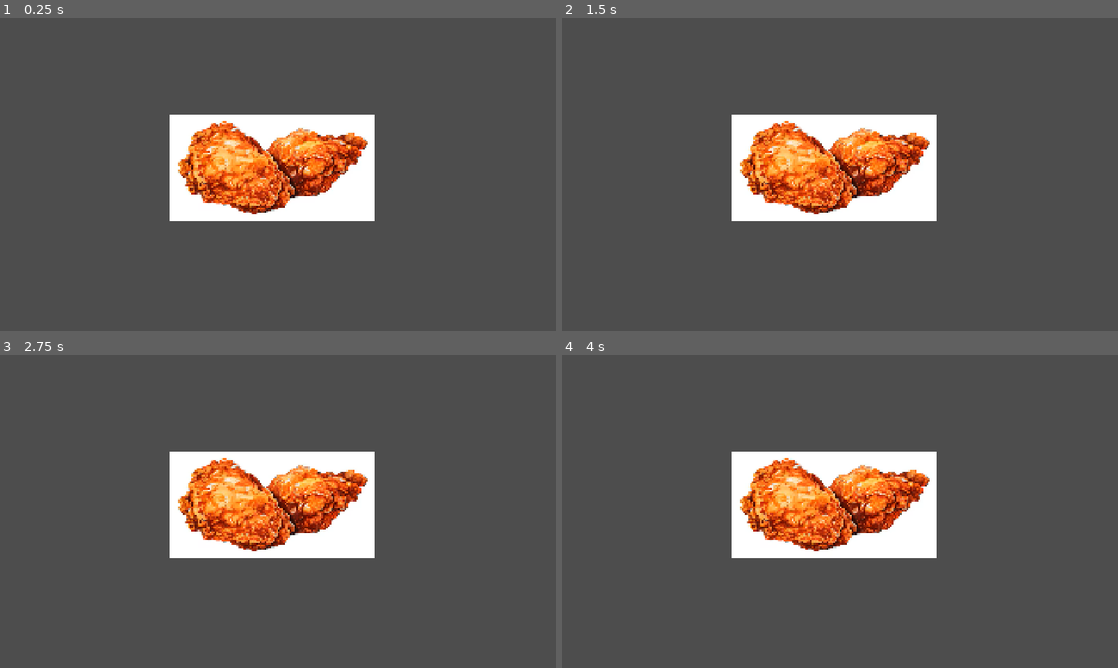
Above: before the commit, frames 1-4 (two rows, left to right).
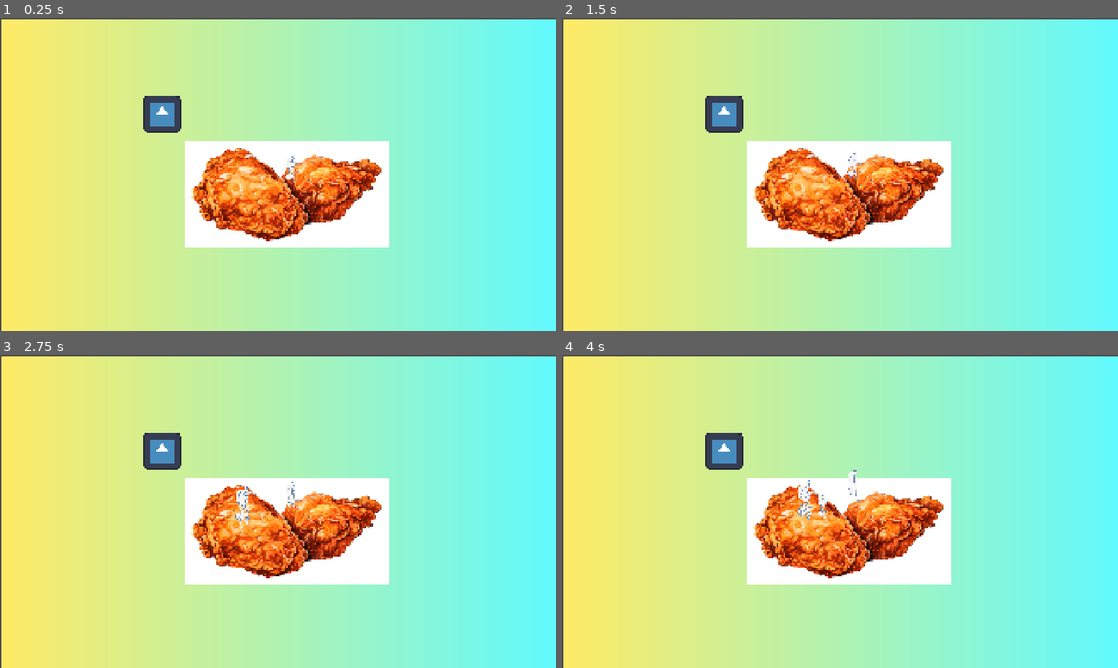
Above: after the commit, the same moments.

Repository: KefirFatwa/-sh-n-zh-i-Game-Jam-2026
Game: Godot game, scene res://Scenes/Ejemplos/sustento.tscn
Two runs of this game, one before a commit and one after it. Both use one fixed random seed, a clock stepped at 60 frames per second and the inputs below. This scene is started directly instead of the project's main scene. The engine's default icon, where the game draws it, is replaced by a stand-in: a white triangle on a blue panel in a dark square.
Inputs (mouse positions are in pixels of both pictures, inside the frame that each line leads up to):
- Up to frame 1 (0.25 s): no input
- Up to frame 2 (1.5 s): tap Enter (ui_accept) at 0.5, 1.35 s; move the mouse to (962, 158) at 0.52 s; hold Enter (ui_accept) 0.53-1.28 s; move the mouse to (728, 190) at 1.27 s
- Up to frame 3 (2.75 s): tap Enter (ui_accept) at 1.52, 1.82, 2 s; move the mouse to (333, 442) at 2.02 s; hold Enter (ui_accept) from 2.03 s (still down)
- Up to frame 4 (4 s): move the mouse to (812, 574) at 2.77 s; release Enter (ui_accept) at 2.78 s; tap Enter (ui_accept) at 2.85, 3.02, 3.32 s; move the mouse to (1006, 558) at 3.52 s; hold Enter (ui_accept) from 3.53 s (still down)

The runs differ from the first frame. In frame 1, 98% of the frame differs, in the area x 0-100%, y 0-100%; in frame 2, 98%; in frame 3, 98%; in frame 4, 98%.

Commit message:
microjuego ya con nodos

Diff:
--- a/Scenes/Ejemplos/Main_scene.tscn
+++ b/Scenes/Ejemplos/Main_scene.tscn
@@ -41,63 +41,63 @@
 shader_parameter/lod = 1
 shader_parameter/tint_color = Color(0, 0, 0, 0)
 
-[node name="Main_scene" type="Node"]
-
-[node name="Background_transistion" type="Sprite2D" parent="."]
+[node name="Main_scene" type="Node" unique_id=1593904771]
+
+[node name="Background_transistion" type="Sprite2D" parent="." unique_id=1761693753]
 position = Vector2(-966, 569)
 scale = Vector2(31.09375, 21.0625)
 texture = SubResource("GradientTexture2D_d2j03")
 
-[node name="Background_transistion_2" type="Sprite2D" parent="."]
+[node name="Background_transistion_2" type="Sprite2D" parent="." unique_id=260112353]
 position = Vector2(-2390.9998, 563)
 scale = Vector2(31.09375, 21.0625)
 texture = SubResource("GradientTexture2D_d2j03")
 flip_h = true
 
-[node name="SceneManager" type="Node" parent="."]
+[node name="SceneManager" type="Node" parent="." unique_id=511268931]
 script = ExtResource("1_6ejmp")
 
-[node name="BackgroundElements" type="CanvasLayer" parent="."]
+[node name="BackgroundElements" type="CanvasLayer" parent="." unique_id=309854622]
 layer = -1
 
-[node name="PlaceHolder_BG_Main_scene" type="ColorRect" parent="BackgroundElements"]
-anchors_preset = 15
-anchor_right = 1.0
-anchor_bottom = 1.0
-grow_horizontal = 2
-grow_vertical = 2
-
-[node name="AnimalContainer" type="Sprite2D" parent="."]
+[node name="PlaceHolder_BG_Main_scene" type="ColorRect" parent="BackgroundElements" unique_id=693209701]
+anchors_preset = 15
+anchor_right = 1.0
+anchor_bottom = 1.0
+grow_horizontal = 2
+grow_vertical = 2
+
+[node name="AnimalContainer" type="Sprite2D" parent="." unique_id=1399481726]
 position = Vector2(1165, 416)
 scale = Vector2(10.74219, 4.6875)
 texture = ExtResource("2_evy7w")
 
-[node name="WallsContainer" type="StaticBody2D" parent="AnimalContainer"]
-
-[node name="LeftWall" type="CollisionShape2D" parent="AnimalContainer/WallsContainer"]
+[node name="WallsContainer" type="StaticBody2D" parent="AnimalContainer" unique_id=658142868]
+
+[node name="LeftWall" type="CollisionShape2D" parent="AnimalContainer/WallsContainer" unique_id=1243821432]
 position = Vector2(-64.27925, -59.093334)
 shape = SubResource("SegmentShape2D_hwyus")
 
-[node name="RghtWall" type="CollisionShape2D" parent="AnimalContainer/WallsContainer"]
+[node name="RghtWall" type="CollisionShape2D" parent="AnimalContainer/WallsContainer" unique_id=1227570849]
 position = Vector2(64.09308, -59.093334)
 shape = SubResource("SegmentShape2D_brkqs")
 
-[node name="UpWall" type="CollisionShape2D" parent="AnimalContainer/WallsContainer"]
+[node name="UpWall" type="CollisionShape2D" parent="AnimalContainer/WallsContainer" unique_id=701144430]
 position = Vector2(61.95199, -61.65333)
 rotation = 1.5707964
 shape = SubResource("SegmentShape2D_vljgw")
 
-[node name="DownWall" type="CollisionShape2D" parent="AnimalContainer/WallsContainer"]
+[node name="DownWall" type="CollisionShape2D" parent="AnimalContainer/WallsContainer" unique_id=1657370664]
 position = Vector2(62.882896, 61.65334)
 rotation = 1.5707964
 shape = SubResource("SegmentShape2D_hwyus")
 
-[node name="UIElements" type="CanvasLayer" parent="."]
-
-[node name="MiniGamesManager" type="Node" parent="UIElements"]
+[node name="UIElements" type="CanvasLayer" parent="." unique_id=1063909193]
+
+[node name="MiniGamesManager" type="Node" parent="UIElements" unique_id=1846166595]
 script = ExtResource("3_x6ed6")
 
-[node name="BlurBackground" type="ColorRect" parent="UIElements"]
+[node name="BlurBackground" type="ColorRect" parent="UIElements" unique_id=1358638213]
 unique_name_in_owner = true
 material = SubResource("ShaderMaterial_yrgqc")
 anchors_preset = 15
@@ -107,7 +107,7 @@
 grow_vertical = 2
 color = Color(1, 1, 1, 0.6392157)
 
-[node name="Telefono" type="Control" parent="UIElements"]
+[node name="Telefono" type="Control" parent="UIElements" unique_id=372208085]
 unique_name_in_owner = true
 layout_mode = 3
 anchors_preset = 8
@@ -126,15 +126,15 @@
 size_flags_vertical = 4
 metadata/_edit_group_ = true
 
-[node name="PanelContainer" type="PanelContainer" parent="UIElements/Telefono"]
-layout_mode = 1
-anchors_preset = 15
-anchor_right = 1.0
-anchor_bottom = 1.0
-grow_horizontal = 2
-grow_vertical = 2
-
-[node name="close_phone" type="Button" parent="UIElements/Telefono"]
+[node name="PanelContainer" type="PanelContainer" parent="UIElements/Telefono" unique_id=1671470614]
+layout_mode = 1
+anchors_preset = 15
+anchor_right = 1.0
+anchor_bottom = 1.0
+grow_horizontal = 2
+grow_vertical = 2
+
+[node name="close_phone" type="Button" parent="UIElements/Telefono" unique_id=1425176484]
 unique_name_in_owner = true
 layout_mode = 1
 anchors_preset = 7
@@ -150,7 +150,7 @@
 theme_override_font_sizes/font_size = 40
 text = "Close"
 
-[node name="Label" type="Label" parent="UIElements/Telefono"]
+[node name="Label" type="Label" parent="UIElements/Telefono" unique_id=2028071270]
 layout_mode = 1
 anchors_preset = 8
 anchor_left = 0.5
@@ -166,7 +166,7 @@
 theme_override_font_sizes/font_size = 40
 text = "Esta es el celular"
 
-[node name="Computadora" type="Control" parent="UIElements"]
+[node name="Computadora" type="Control" parent="UIElements" unique_id=1865281498]
 unique_name_in_owner = true
 layout_mode = 3
 anchors_preset = 0
@@ -180,15 +180,15 @@
 size_flags_vertical = 4
 metadata/_edit_group_ = true
 
-[node name="PanelContainer" type="PanelContainer" parent="UIElements/Computadora"]
-layout_mode = 1
-anchors_preset = 15
-anchor_right = 1.0
-anchor_bottom = 1.0
-grow_horizontal = 2
-grow_vertical = 2
-
-[node name="close_Pc" type="Button" parent="UIElements/Computadora"]
+[node name="PanelContainer" type="PanelContainer" parent="UIElements/Computadora" unique_id=673051773]
+layout_mode = 1
+anchors_preset = 15
+anchor_right = 1.0
+anchor_bottom = 1.0
+grow_horizontal = 2
+grow_vertical = 2
+
+[node name="close_Pc" type="Button" parent="UIElements/Computadora" unique_id=824689463]
 unique_name_in_owner = true
 layout_mode = 1
 anchors_preset = 7
@@ -204,7 +204,7 @@
 theme_override_font_sizes/font_size = 40
 text = "Close"
 
-[node name="Label" type="Label" parent="UIElements/Computadora"]
+[node name="Label" type="Label" parent="UIElements/Computadora" unique_id=303067238]
 layout_mode = 1
 anchors_preset = 8
 anchor_left = 0.5
@@ -220,7 +220,7 @@
 theme_override_font_sizes/font_size = 40
 text = "Esta es el celular"
 
-[node name="Cocina" type="Control" parent="UIElements"]
+[node name="Cocina" type="Control" parent="UIElements" unique_id=750670840]
 unique_name_in_owner = true
 layout_mode = 3
 anchors_preset = 8
@@ -238,15 +238,15 @@
 size_flags_vertical = 4
 metadata/_edit_group_ = true
 
-[node name="PanelContainer" type="PanelContainer" parent="UIElements/Cocina"]
-layout_mode = 1
-anchors_preset = 15
-anchor_right = 1.0
-anchor_bottom = 1.0
-grow_horizontal = 2
-grow_vertical = 2
-
-[node name="close_cook" type="Button" parent="UIElements/Cocina"]
+[node name="PanelContainer" type="PanelContainer" parent="UIElements/Cocina" unique_id=660067870]
+layout_mode = 1
+anchors_preset = 15
+anchor_right = 1.0
+anchor_bottom = 1.0
+grow_horizontal = 2
+grow_vertical = 2
+
+[node name="close_cook" type="Button" parent="UIElements/Cocina" unique_id=1851268462]
 unique_name_in_owner = true
 layout_mode = 1
 anchors_preset = 7
@@ -262,7 +262,7 @@
 theme_override_font_sizes/font_size = 40
 text = "Close"
 
-[node name="Label2" type="Label" parent="UIElements/Cocina"]
+[node name="Label2" type="Label" parent="UIElements/Cocina" unique_id=1010736681]
 layout_mode = 1
 anchors_preset = 8
 anchor_left = 0.5
@@ -278,13 +278,13 @@
 theme_override_font_sizes/font_size = 40
 text = "Esta es la cocina"
 
-[node name="Interactables_buttons" type="Control" parent="UIElements"]
+[node name="Interactables_buttons" type="Control" parent="UIElements" unique_id=1923254720]
 layout_mode = 3
 anchors_preset = 0
 offset_right = 40.0
 offset_bottom = 40.0
 
-[node name="Phone_Interaction_button" type="TextureButton" parent="UIElements/Interactables_buttons"]
+[node name="Phone_Interaction_button" type="TextureButton" parent="UIElements/Interactables_buttons" unique_id=684912536]
 unique_name_in_owner = true
 layout_mode = 1
 anchors_preset = 2
@@ -301,7 +301,7 @@
 texture_hover = ExtResource("7_ej4oj")
 stretch_mode = 6
 
-[node name="PC_Interaction_button" type="TextureButton" parent="UIElements/Interactables_buttons"]
+[node name="PC_Interaction_button" type="TextureButton" parent="UIElements/Interactables_buttons" unique_id=112089571]
 unique_name_in_owner = true
 layout_mode = 1
 anchors_preset = 2
@@ -318,7 +318,7 @@
 texture_hover = ExtResource("10_5frnu")
 stretch_mode = 6
 
-[node name="Door_Interaction_button2" type="TextureButton" parent="UIElements/Interactables_buttons"]
+[node name="Door_Interaction_button2" type="TextureButton" parent="UIElements/Interactables_buttons" unique_id=633540187]
 unique_name_in_owner = true
 layout_mode = 1
 anchors_preset = 2
@@ -334,7 +334,7 @@
 texture_hover = ExtResource("13_y22r5")
 stretch_mode = 6
 
-[node name="Room_Interaction_button" type="TextureButton" parent="UIElements/Interactables_buttons"]
+[node name="Room_Interaction_button" type="TextureButton" parent="UIElements/Interactables_buttons" unique_id=821733768]
 unique_name_in_owner = true
 visible = false
 layout_mode = 1
@@ -351,7 +351,7 @@
 texture_hover = ExtResource("16_y22r5")
 stretch_mode = 6
 
-[node name="Cook_Interaction_button" type="TextureButton" parent="UIElements/Interactables_buttons"]
+[node name="Cook_Interaction_button" type="TextureButton" parent="UIElements/Interactables_buttons" unique_id=843701531]
 unique_name_in_owner = true
 layout_mode = 1
 anchors_preset = 7
@@ -370,23 +370,23 @@
 texture_hover = ExtResource("16_k0lso")
 stretch_mode = 6
 
-[node name="MainCamera" type="Camera2D" parent="."]
+[node name="MainCamera" type="Camera2D" parent="." unique_id=2070455746]
 unique_name_in_owner = true
 anchor_mode = 0
 
-[node name="Puerta_ejemplo" type="Sprite2D" parent="."]
+[node name="Puerta_ejemplo" type="Sprite2D" parent="." unique_id=556182991]
 position = Vector2(-4724, 503)
 scale = Vector2(3.0624988, 5.625)
 texture = ExtResource("2_evy7w")
 
-[node name="Label" type="Label" parent="Puerta_ejemplo"]
+[node name="Label" type="Label" parent="Puerta_ejemplo" unique_id=1008491009]
 offset_left = -20.244907
 offset_top = -65.066666
 offset_right = 31.755093
 offset_bottom = -42.066666
 text = "Door"
 
-[node name="Label" type="Label" parent="."]
+[node name="Label" type="Label" parent="." unique_id=165424408]
 offset_left = 903.0
 offset_top = 17.0
 offset_right = 1237.0
--- a/Scenes/Ejemplos/sustento.gd
+++ b/Scenes/Ejemplos/sustento.gd
@@ -1,44 +1,90 @@
 extends Control
 #lo siguiente es para 1 de de 3 microjuegos que podríamos hacer en la ventana de sustento
 #idealmente un microjuego podr[ia mostrar m[as de una receta
-@export var tiempo_meta: float  = 5
-@export var margen_error: float = 2
-var tiempo_cocinado: float = 0
+@export var tiempo_meta: float  = 10
+@export var margen_error: float = 1
+@export var tiempo_maximo: float = 15
 
-var cocinando: bool = false
+@onready var pollo = $Poio
+@onready var humo = $Humo
+@onready var sfx_cocina = $SFX_Cocina
+@onready var sfx_resultado_bien = $SFX_Resultado_Bien
+@onready var sfx_resultado_mal = $SFX_Resultado_Mal
 
 
-#------------------------------------------------------------------------------------------
+var tiempo_cocinado: float = 0
+var cocinando: bool = false
+var fin: bool = false
 
-func _process(delta: float):
-	if cocinando:
+#COLORES DE POLLO
+var color_crudo = Color(1,1,0.7)
+var color_perfecto = Color(1, 0.6, 0)
+var color_quemado = Color(0.2, 0.1, 0)
+
+
+
+#nada mas para que empiece en color crudo y sin humo
+func _ready():
+	pollo.modulate = color_crudo
+	humo.emitting = false
+
+#mientras que el pollo se cocina, cambia de color y vibra un poco
+func _physics_process(delta: float):
+	if cocinando and not fin:
 		tiempo_cocinado += delta
-		#codigo de cocinando aqui
-		#animacion de cocinando aqui
+		actualizar_color_pollo()
+		#vibrar_pollo()
 
+		if tiempo_cocinado >= tiempo_maximo:
+			termina_de_cocinar()
+
+#Mueve el color del pollo conforme se acerca al color xico y luego pasa a color quemado
+func actualizar_color_pollo():
+	if tiempo_cocinado < tiempo_meta:
+		var t = tiempo_cocinado / tiempo_meta
+		pollo.modulate = color_crudo.lerp(color_perfecto, t)
+	else:
+		var t = (tiempo_cocinado - tiempo_meta) / (tiempo_maximo - tiempo_meta)
+		pollo.modulate = color_perfecto.lerp(color_quemado, t)
+
+#Mueve un poquito el pollo, no es realista pero siento que hace la escena menos est[atica
+#lo deje apagado porque me preocupa que se rompa al integrarlo al resto del juego
+#func vibrar_pollo():
+	#pollo.position = Vector2(randf_range(-1, 1), randf_range(-1,1))
+
+#cocina si presiona ui_accept
 func _input(event):
-	if event.is_action_pressed("ui_accept"):
+	if event.is_action_pressed("ui_accept") and not fin:
 		if not cocinando:
 			empieza_a_cocinar()
 		else:
 			termina_de_cocinar()
 
+#corre timer de cocinando, activa humo
 func empieza_a_cocinar():
 	cocinando = true
-	tiempo_cocinado = 0
+	humo.emitting = true
+	sfx_cocina.play()
 	print("cocinando...")
 
+
+#apaga timer de cocinando
 func termina_de_cocinar():
 	cocinando = false
+	fin = true
+	sfx_cocina.stop()
 	print("Lo removiste del calor, pasaron " + str(tiempo_cocinado) + " segundos")
 	resultado()
 
 
 func resultado():
 	var diferencia = abs(tiempo_meta - tiempo_cocinado)
-	if diferencia <= margen_error: print("Se puede comer!")
-	#codigo de cambio de sprite va aca
-	elif tiempo_cocinado < tiempo_meta: print("IT's FUCKEN RAAAAW")
-	#codigo de comida cruda aca, sprite y afecta el main game
-	else:print("La puta madreee, se quemó.")
-	#codigo de basura quemada aca, sprite y afecta el main game
+	if diferencia <= margen_error:
+		print("Se puede comer!")
+		sfx_resultado_bien.play()
+	elif tiempo_cocinado < tiempo_meta:
+		print("IT's FUCKEN RAAAAW")
+		sfx_resultado_mal.play()
+	else:
+		print("La puta madreee, se quemó.")
+		sfx_resultado_mal.play()
--- a/Scenes/Ejemplos/sustento.tscn
+++ b/Scenes/Ejemplos/sustento.tscn
@@ -1,7 +1,16 @@
 [gd_scene format=3 uid="uid://e2u337n1g5u4"]
 
-[ext_resource type="Script" path="res://Scenes/Ejemplos/sustento.gd" id="1_y05s1"]
+[ext_resource type="Script" uid="uid://c1blwyrmfqinp" path="res://Scenes/Ejemplos/sustento.gd" id="1_y05s1"]
 [ext_resource type="Texture2D" uid="uid://blenbw0q7f7an" path="res://Assets/temporal_mandarina/poio.png" id="2_1eq8y"]
+[ext_resource type="Texture2D" uid="uid://cwydlo64sl3ak" path="res://icon.svg" id="3_1eq8y"]
+[ext_resource type="Texture2D" uid="uid://ue3r644vaaxe" path="res://Assets/temporal_mandarina/humo.png" id="3_lcnl8"]
+
+[sub_resource type="Gradient" id="Gradient_lcnl8"]
+colors = PackedColorArray(1, 0.92, 0.39999998, 1, 0.38, 0.97933334, 1, 1)
+
+[sub_resource type="GradientTexture1D" id="GradientTexture1D_7bn1o"]
+gradient = SubResource("Gradient_lcnl8")
+width = 1920
 
 [node name="Sustento" type="Control" unique_id=1031412597]
 layout_mode = 3
@@ -12,7 +21,48 @@
 grow_vertical = 2
 script = ExtResource("1_y05s1")
 
-[node name="Sprite2D" type="Sprite2D" parent="." unique_id=377774066]
-position = Vector2(942, 517)
+[node name="Fondo" type="TextureRect" parent="." unique_id=1799759034]
+layout_mode = 1
+anchors_preset = -1
+anchor_left = -0.499
+anchor_top = -0.49400002
+anchor_right = 0.5
+anchor_bottom = 0.5
+offset_left = 964.08
+offset_top = 541.52
+offset_right = 966.0
+offset_bottom = 548.0
+grow_horizontal = 2
+grow_vertical = 2
+texture = SubResource("GradientTexture1D_7bn1o")
+
+[node name="Poio" type="Sprite2D" parent="." unique_id=377774066]
+position = Vector2(990.99994, 608)
 scale = Vector2(1.9626985, 1.7336036)
 texture = ExtResource("2_1eq8y")
+
+[node name="Humo" type="CPUParticles2D" parent="." unique_id=386333092]
+position = Vector2(1003, 520)
+scale = Vector2(0.99999994, 1)
+amount = 3
+texture = ExtResource("3_lcnl8")
+lifetime = 10.0
+explosiveness = 0.48
+randomness = 0.48
+emission_shape = 3
+emission_rect_extents = Vector2(300, 1)
+spread = 132.33
+gravity = Vector2(0, -10)
+scale_amount_min = 0.1
+scale_amount_max = 0.2
+color = Color(0.96, 0.96, 0.96, 1)
+
+[node name="Bombillo" type="Sprite2D" parent="." unique_id=865583322]
+position = Vector2(560, 332)
+texture = ExtResource("3_1eq8y")
+
+[node name="SFX_Cocina" type="AudioStreamPlayer" parent="." unique_id=1807742464]
+
+[node name="SFX_Resultado_Bien" type="AudioStreamPlayer" parent="." unique_id=577066442]
+
+[node name="SFX_Resultado_Mal" type="AudioStreamPlayer" parent="." unique_id=1624787297]
--- /dev/null
+++ b/sustento.gd
@@ -0,0 +1,44 @@
+extends Control
+#lo siguiente es para 1 de de 3 microjuegos que podríamos hacer en la ventana de sustento
+#idealmente un microjuego podr[ia mostrar m[as de una receta
+@export var tiempo_meta: float  = 5
+@export var margen_error: float = 2
+var tiempo_cocinado: float = 0
+
+var cocinando: bool = false
+
+
+#------------------------------------------------------------------------------------------
+
+func _process(delta: float):
+	if cocinando:
+		tiempo_cocinado += delta
+		#codigo de cocinando aqui
+		#animacion de cocinando aqui
+
+func _input(event):
+	if event.is_action_pressed("ui_accept"):
+		if not cocinando:
+			empieza_a_cocinar()
+		else:
+			termina_de_cocinar()
+
+func empieza_a_cocinar():
+	cocinando = true
+	tiempo_cocinado = 0
+	print("cocinando...")
+
+func termina_de_cocinar():
+	cocinando = false
+	print("Lo removiste del calor, pasaron " + str(tiempo_cocinado) + " segundos")
+	resultado()
+
+
+func resultado():
+	var diferencia = abs(tiempo_meta - tiempo_cocinado)
+	if diferencia <= margen_error: print("Se puede comer!")
+	#codigo de cambio de sprite va aca
+	elif tiempo_cocinado < tiempo_meta: print("IT's FUCKEN RAAAAW")
+	#codigo de comida cruda aca, sprite y afecta el main game
+	else:print("La puta madreee, se quemó.")
+	#codigo de basura quemada aca, sprite y afecta el main game
Binary file added: Assets/temporal_mandarina/humo.png
Not shown, added: Assets/temporal_mandarina/humo.png.import
Not shown: 1 places in Scenes/Ejemplos/Main_scene.tscn that only renumber resources
Not shown, added: sustento.gd.uid
